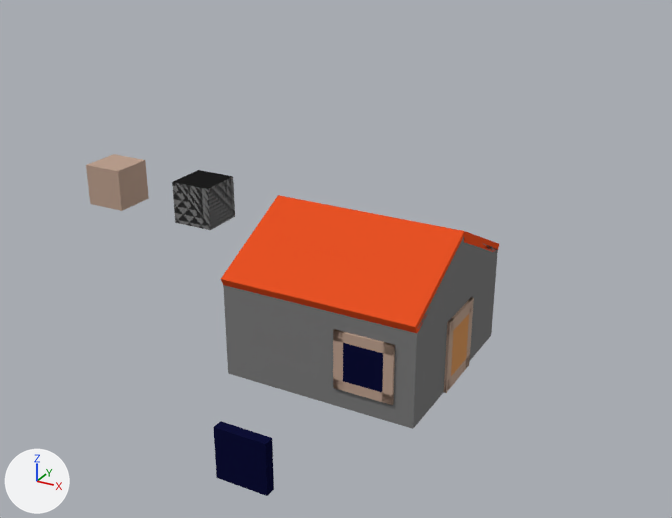
Before and after pictures for a commit that changed the Blender file public/blend/fiveblock.blend.
Rendered twice from a camera (50 mm lens) standing at (25.1, -32.9, 14.9) and looking at (5.9, 2.0, -2.6). Arrows for +X, +Y and +Z are at lower left; the lights stay in place.
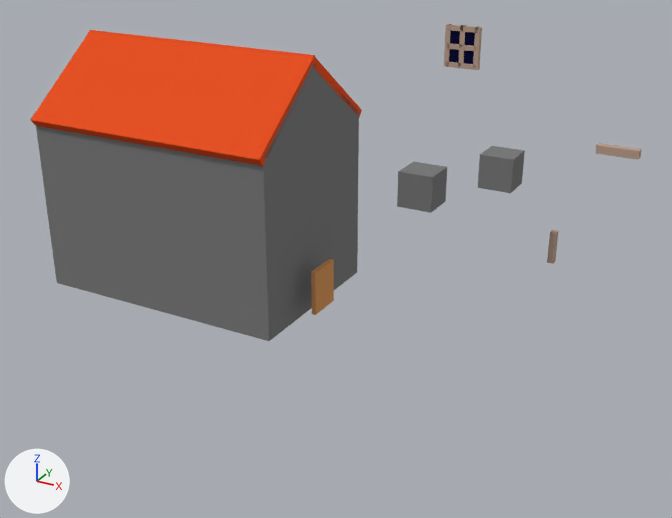
Pixel boxes (x1, y1, x2, y2) of what changed, in the pictures (672 x 518 px):
'Cube.005', moved, rescaled (17% wider, 27% taller)
    before: (223, 249, 498, 429)
    after: (36, 112, 359, 341)
'Cube.007', moved, turned, rescaled
    before: (221, 196, 465, 333)
    after: (31, 30, 318, 166)
'Cube.006', moved
    before: (172, 170, 235, 230)
    after: (397, 162, 447, 213)
'Cube.009', deleted
    before: (213, 421, 274, 496)
'Cube.004', moved, rescaled (25% narrower, 69% shorter)
    before: (86, 154, 149, 211)
    after: (595, 143, 642, 160)
'Cube.001', moved, rescaled
    before: (418, 237, 464, 328)
    after: (263, 65, 315, 159)
'Cube.010', deleted
    before: (333, 329, 395, 405)
'Cube.008', moved, rescaled
    before: (461, 241, 497, 285)
    after: (314, 68, 358, 133)
'Cube', moved (not visible before)
    after: (478, 146, 525, 193)
'Cube.003', moved, rescaled
    before: (451, 314, 469, 376)
    after: (311, 259, 334, 315)
'Cube.012', moved, turned, rescaled
    before: (278, 195, 499, 252)
    after: (88, 30, 362, 117)
'Cube.013', added
    after: (444, 24, 482, 70)
'Cube.002', deleted
    before: (343, 343, 383, 392)
'Cube.011', deleted
    before: (444, 297, 474, 393)
'Cube.016', added
    after: (547, 230, 559, 264)

Edits to the bpy script that builds the scene:
```text
Add me_cube_007:
    me_cube_007.from_pydata(...)  # a box spanning x -1.0..1.0, y -1.0..1.0, z -1.0..1.0, material slot 0; a box spanning x -1.2..-0.8, y -1.0..1.0, z -8.0..8.0, material slot 0; a box spanning x -0.2..0.2, y -1.0..1.0, z -8.0..8.0, material slot 0; a box spanning x -1.0..1.0, y -1.0..1.0, z -8.0..-6.0, material slot 0; a box spanning x -1.0..1.0, y -1.0..1.0, z 6.0..8.0, material slot 0; a box spanning x 0.8..1.2, y -1.0..1.0, z -8.0..8.0, material slot 0; a box spanning x -0.8..0.8, y -0.6..0.6, z -6.0..6.0, material slot 1
    me_cube_007.materials.append(mat_brown)  # beige #bca08f
    me_cube_007.materials.append(mat_blue)  # dark blue #0e1036
Add me_cube_013:
    me_cube_013.from_pydata(...)  # a box spanning x -1.0..1.0, y -1.0..1.0, z -1.0..1.0
    me_cube_013.materials.append(mat_brown)  # beige #bca08f
Change ob_cube_012:
    ob_cube_012.location: (10.0, -1.0, 1.0) -> (0.0, 2.0, 5.5)
    ob_cube_012.rotation_euler: (-0.454, 0.0, 0.0) -> (-0.646, 0.0, 0.0)  # degrees (-26, 0, 0) -> degrees (-37, 0, 0)
    ob_cube_012.scale: (4.0, 2.3, 0.2) -> (6.0, 2.7, 0.2)
Remove ob_cube_011:
    ob_cube_011 = bpy.data.objects.new('Cube.011', me_cube_018)
    ob_cube_011.location = (13.9, -2.0, -2.5)
    ob_cube_011.rotation_euler = (0.0, 0.0, 1.571)  # degrees (0, 0, 90)
    ob_cube_011.scale = (0.2, 0.2, 1.5)
Remove ob_cube_009:
    ob_cube_009 = bpy.data.objects.new('Cube.009', me_cube_017)
    ob_cube_009.location = (10.33, -12.27, -3.22)
    ob_cube_009.scale = (1.0, 0.2, 1.0)
Remove ob_cube_010:
    ob_cube_010 = bpy.data.objects.new('Cube.010', me_cube_014)
    ob_cube_010.location = (13.0, -6.9, -2.0)
    ob_cube_010.scale = (0.2, 0.2, 1.2)
Change ob_cube_008:
    ob_cube_008.location: (10.0, -1.0, 1.0) -> (0.0, 2.0, 5.5)
    ob_cube_008.scale: (4.0, 2.0, 1.0) -> (6.0, 2.0, 1.5)
Change ob_cube_007:
    ob_cube_007.location: (10.0, -5.0, 1.0) -> (0.0, -2.0, 5.5)
    ob_cube_007.rotation_euler: (0.454, 0.0, 0.0) -> (0.646, 0.0, 0.0)  # degrees (26, 0, 0) -> degrees (37, 0, 0)
    ob_cube_007.scale: (4.0, 2.3, 0.2) -> (6.0, 2.7, 0.2)
Change ob_cube_006:
    ob_cube_006.location: (0.0, 0.0, 0.0) -> (6.06, 11.45, -1.85)
Change ob_cube_001:
    ob_cube_001.location: (10.0, -5.0, 1.0) -> (0.0, -2.0, 5.5)
    ob_cube_001.scale: (4.0, 2.0, 1.0) -> (6.0, 2.0, 1.5)
Change ob_cube_005:
    ob_cube_005.location: (10.0, -3.0, -2.0) -> (0.0, 0.0, 0.0)
    ob_cube_005.scale: (4.0, 4.0, 2.0) -> (6.0, 4.0, 4.0)
Change ob_cube_004:
    ob_cube_004.location: (-5.21, 0.0, 0.0) -> (16.45, 10.18, 2.03)
    ob_cube_004.scale: (1.0, 1.0, 1.0) -> (1.0, 0.2, 0.2)
Change ob_cube_003:
    ob_cube_003.location: (13.9, -3.0, -2.5) -> (6.9, -1.0, -2.5)
    ob_cube_003.scale: (0.2, 0.8, 1.0) -> (0.1, 0.8, 1.0)
Remove ob_cube_002:
    ob_cube_002 = bpy.data.objects.new('Cube.002', me_cube_002)
    ob_cube_002.location = (12.0, -6.9, -2.0)
    ob_cube_002.scale = (0.8, 0.2, 0.8)
Change ob_cube:
    ob_cube.location: (0.0, 0.0, 0.0) -> (8.6, 16.98, -2.03)
Add ob_cube_013:
    ob_cube_013 = bpy.data.objects.new('Cube.013', me_cube_007)
    ob_cube_013.location = (12.0, 1.0, 8.0)
    ob_cube_013.scale = (0.6, 0.1, 0.1)
Add ob_cube_016:
    ob_cube_016 = bpy.data.objects.new('Cube.016', me_cube_013)
    ob_cube_016.location = (11.54, 18.99, -7.07)
    ob_cube_016.scale = (0.2, 0.2, 1.0)
```
